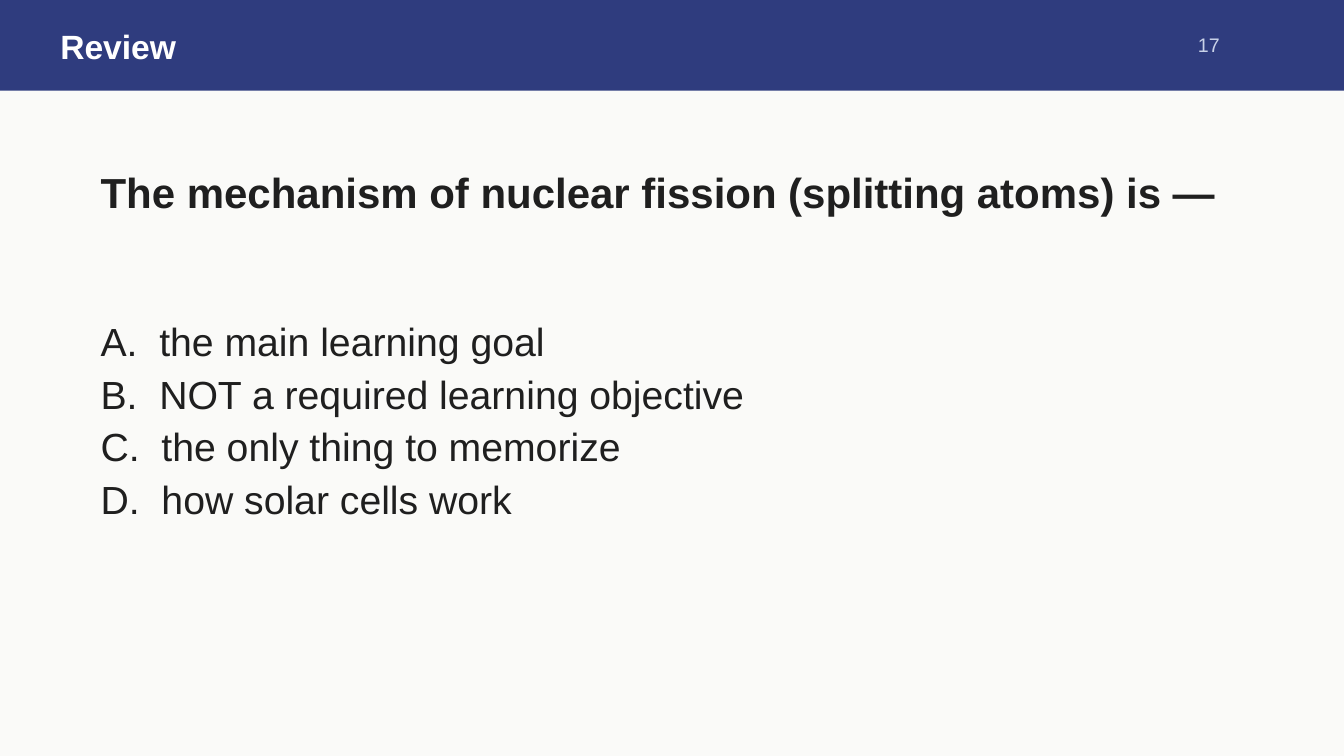
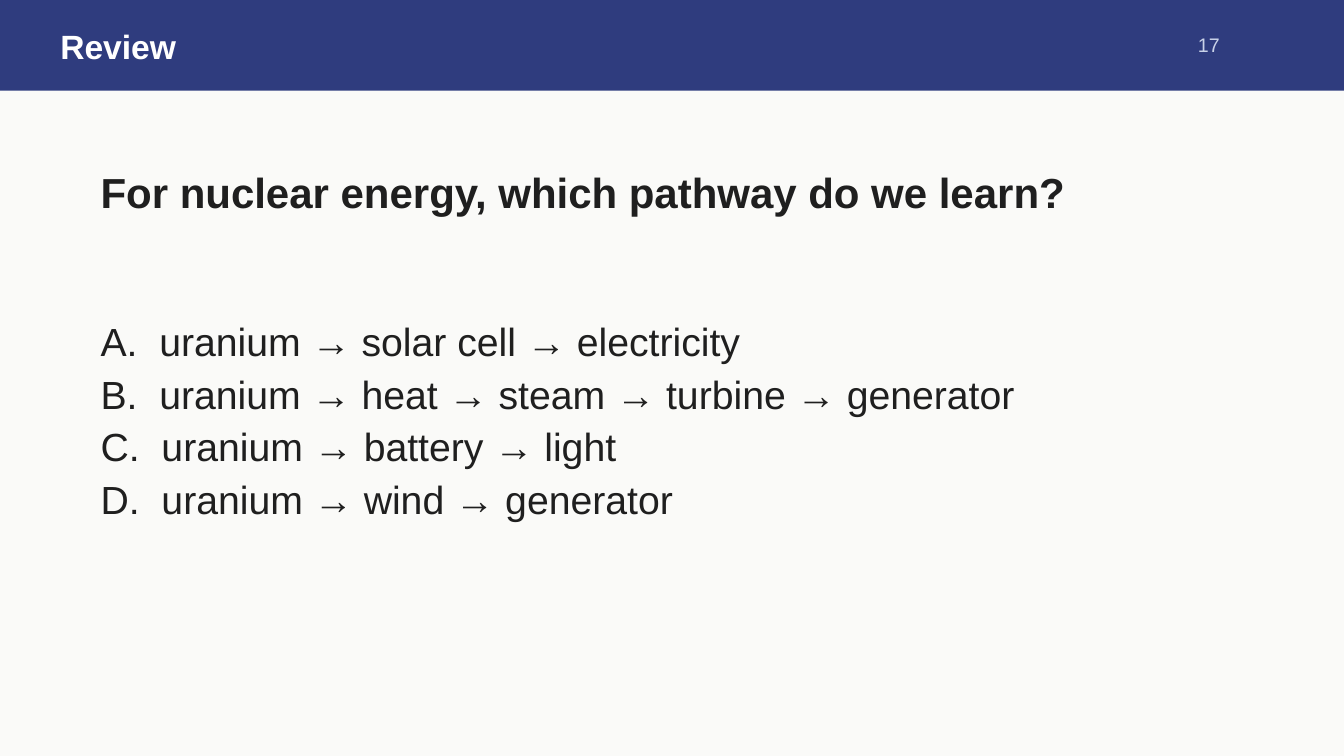
Before and after one commit to owenreagan-cyber/grade-4-energy-transfer-transformation, a slide deck: slide 18 of production/slides/04-u2-ch4-slides.pptx. Drawn at 1344x756 pixels with LibreOffice and Linux fonts; fonts in the diff are those of the drawing. Boxes give left, top, right and bottom in pixels: in the first picture for what was removed or moved away, otherwise in the second. Text is boxed around its words. In the diff, an @@ line names an element or a change of style, - is before the commit and + after.

```diff
--- a/production/slides/04-u2-ch4-slides.pptx
+++ b/production/slides/04-u2-ch4-slides.pptx
@@ text at bbox=[101, 177, 1065, 216]: text changed @@
-The mechanism of nuclear fission (splitting atoms) is —
+For nuclear energy, which pathway do we learn?
@@ text at bbox=[101, 327, 1015, 522]: text changed @@
-A. the main learning goal
-B. NOT a required learning objective
-C. the only thing to memorize
-D. how solar cells work
+A. uranium → solar cell → electricity
+B. uranium → heat → steam → turbine → generator
+C. uranium → battery → light
+D. uranium → wind → generator
```
Also in this commit, not shown: 2 other slides changed, 2 other files.
